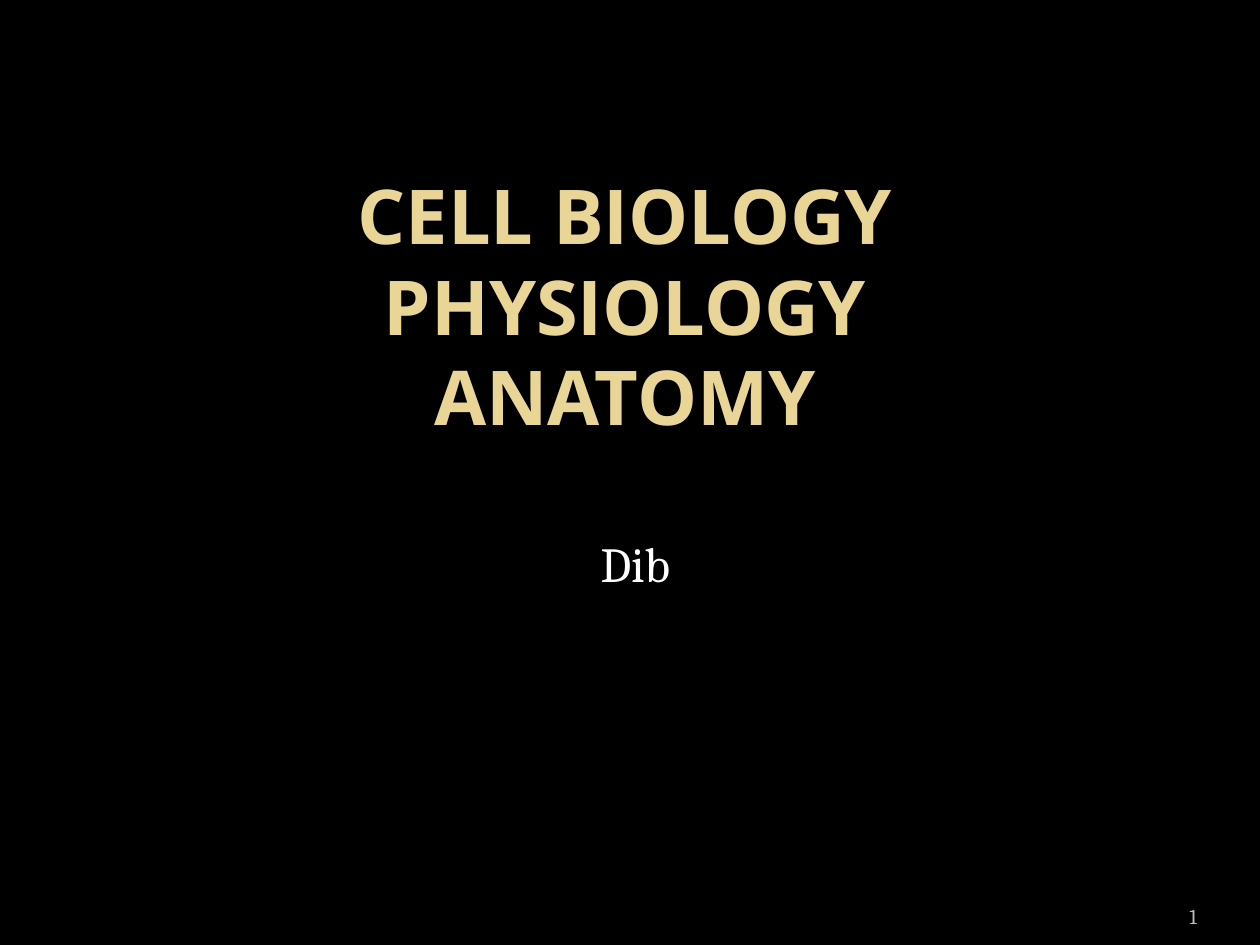
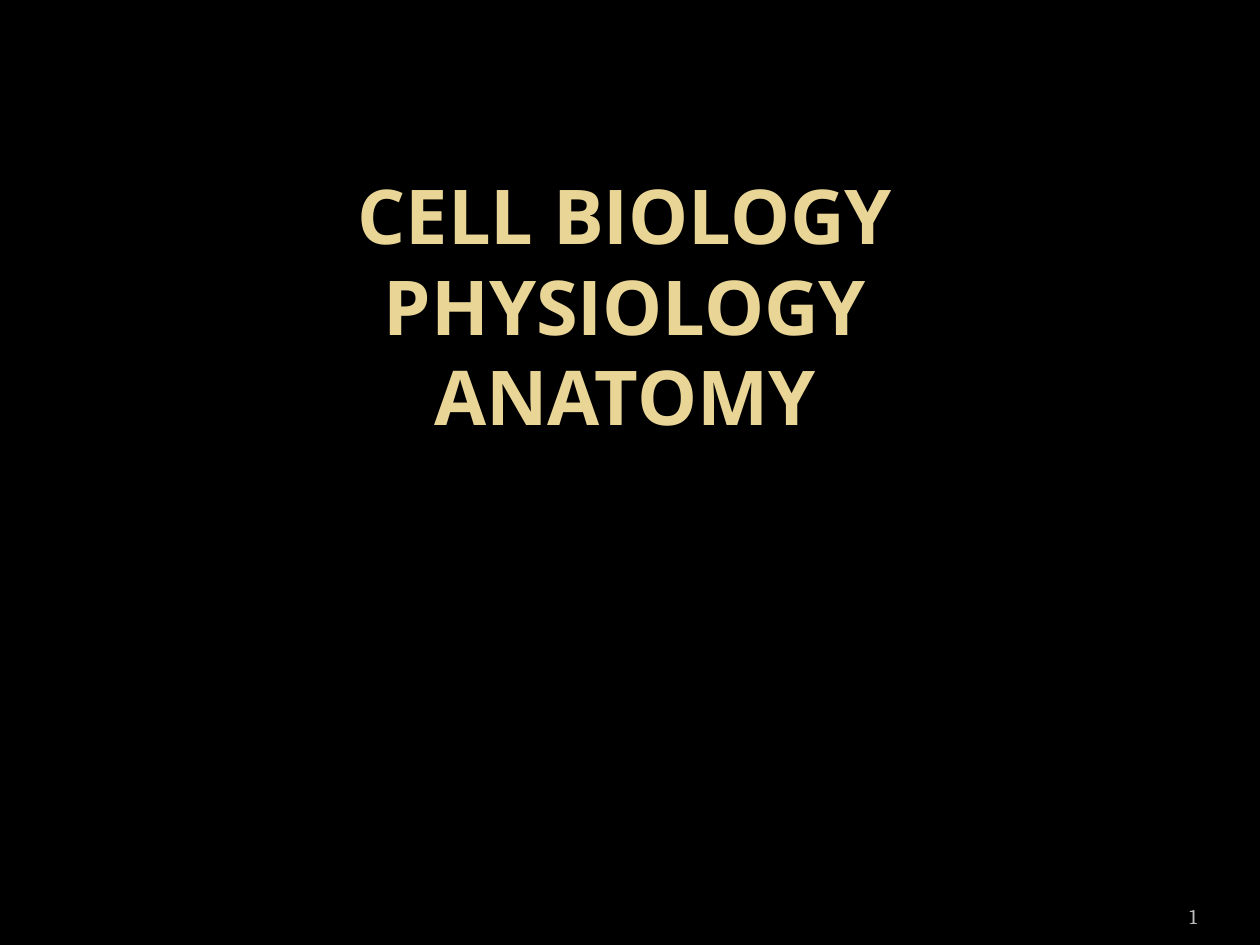
Before and after one commit to mukherr1/tutorials, a slide deck: slide 1 of Presentation1.pptx. Drawn at 1260x945 pixels with LibreOffice and Linux fonts; fonts in the diff are those of the drawing; background and template pictures are left out. Boxes give left, top, right and bottom in pixels: in the first picture for what was removed or moved away, otherwise in the second. Text is boxed around its words. In the diff, an @@ line names an element or a change of style, - is before the commit and + after.

```diff
--- a/Presentation1.pptx
+++ b/Presentation1.pptx
@@ subtitle removed at [601, 548, 671, 583] @@
-Dib
```
Also in this commit, not shown: 2 other slides changed.
